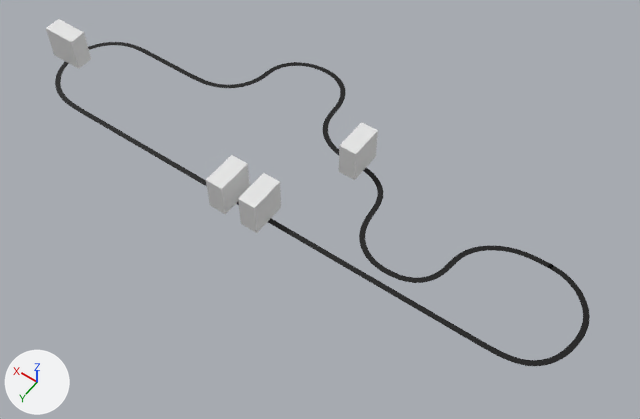
Renders of the Blender file trajectoires/trajectoire_8.blend from each side of a commit.
The view is the same before and after, from a 50 mm lens placed at (-0.106, 1.296, 1.755), pointed at (0.71, 0.154, -0.04). Arrows for +X, +Y and +Z are at lower left; the lights stay in place.
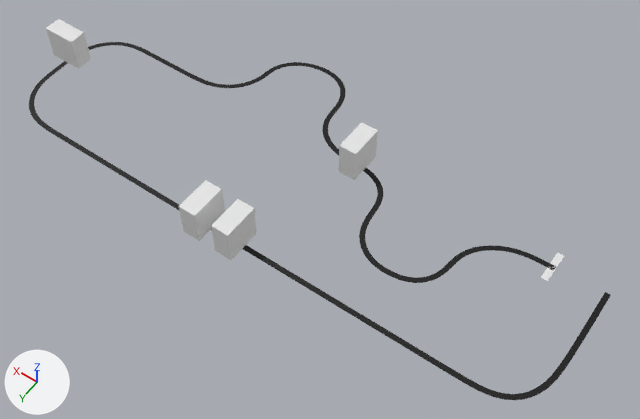
Commit message: Modification de la trajectoire 8

What differs and where, as boxes (x1, y1, x2, y2) in the pictures (640 x 419 px):
'Plane', reshaped (9% wider, 10% taller): before (55, 42, 590, 366); after (29, 42, 611, 400)
'Cube', moved: before (238, 173, 281, 233); after (211, 199, 257, 260)
'Cube.001', moved: before (206, 155, 250, 214); after (179, 180, 225, 241)
'Plane.001', added: after (541, 252, 564, 281)

What changed in the scene script:
```text
Add me_plane_001:
    me_plane_001.from_pydata([(-0.009, -0.009, 0.0), (0.009, -0.009, 0.0), (-0.009, 0.009, 0.0), (0.009, 0.009, 0.0)], [], [(0, 1, 3, 2)])
Change cu_nurbspath:
    remove _sp.points.foreach_set('co', [0.14, 0.0, 0.0, 1.0, 0.0, 0.0, 0.0, 0.58, 0.0, 0.14, 0.0, 1.0, 0.0, 0.28, 0.0, 0.68, 0.14, 0.28, 0.0, 1.0, 0.28, 0.28, 0.0, 1.0, 1.32, 0.28, 0.0, 1.0, 1.46, 0.28, 0.0, 1.0, 1.6, 0.28, 0.0, 0.48, 1.6, 0.14, 0.0, 1.0, 1.6, 0.0, 0.0, 0.48, 1.46, 0.0, 0.0, 1.0, 1.38, 0.0, 0.0, 1.0, 1.24, 0.0, 0.0, 1.0, 1.1, 0.0, 0.0, 0.48, 1.1, -0.14, 0.0, 1.0, 1.1, -0.24, 0.0, 0.4, 0.98, -0.24, 0.0, 1.0, 0.86, -0.24, 0.0, 1.02, 0.86, -0.12, 0.0, 2.81, 0.86, 0.0, 0.0, 1.29, 0.72, 0.0, 0.0, 1.82, 0.58, 0.0, 0.0, 1.0, 0.58, 0.12, 0.0, 1.0, 0.58, 0.24, 0.0, 0.49, 0.46, 0.24, 0.0, 1.0, 0.34, 0.24, 0.0, 0.64, 0.34, 0.12, 0.0, 1.0, 0.34, 0.0, 0.0, 0.47, 0.2, 0.0, 0.0, 1.0, 0.14, 0.0, 0.0, 1.0])
    remove _sp.points.foreach_set('radius', [0.817, 0.817, 0.817, 0.817, 0.817, 0.817, 0.817, 0.817, 0.817, 0.817, 0.817, 0.817, 0.817, 0.817, 0.817, 0.817, 0.817, 0.817, 0.817, 0.817, 0.817, 0.817, 0.817, 0.817, 0.817, 0.817, 0.817, 0.817, 0.817, 0.817, 0.817])
    _sp: cu_nurbspath.splines.new('NURBS'); _sp.points.add(30) -> cu_nurbspath.splines.new('NURBS'); _sp.points.add(31)
    add _sp.points.foreach_set('co', [0.0, 0.0, 0.0, 0.58, 0.0, 0.1, 0.0, 0.58, 0.0, 0.24, 0.0, 1.0, 0.0, 0.38, 0.0, 0.68, 0.14, 0.38, 0.0, 1.0, 0.28, 0.38, 0.0, 1.0, 1.32, 0.38, 0.0, 1.0, 1.46, 0.38, 0.0, 1.0, 1.6, 0.38, 0.0, 0.48, 1.6, 0.24, 0.0, 1.0, 1.6, 0.14, 0.0, 1.0, 1.6, 0.0, 0.0, 0.48, 1.46, 0.0, 0.0, 1.0, 1.38, 0.0, 0.0, 1.0, 1.24, 0.0, 0.0, 1.0, 1.1, 0.0, 0.0, 0.48, 1.1, -0.14, 0.0, 1.0, 1.1, -0.24, 0.0, 0.4, 0.98, -0.24, 0.0, 1.0, 0.86, -0.24, 0.0, 1.02, 0.86, -0.12, 0.0, 2.81, 0.86, 0.0, 0.0, 1.29, 0.72, 0.0, 0.0, 1.82, 0.58, 0.0, 0.0, 1.0, 0.58, 0.12, 0.0, 1.0, 0.58, 0.24, 0.0, 0.49, 0.46, 0.24, 0.0, 1.0, 0.34, 0.24, 0.0, 0.64, 0.34, 0.12, 0.0, 1.0, 0.34, 0.0, 0.0, 0.47, 0.2, 0.0, 0.0, 1.0, 0.14, 0.0, 0.0, 1.0])
    add _sp.points.foreach_set('radius', [0.817, 0.817, 0.817, 0.817, 0.817, 0.817, 0.817, 0.817, 0.817, 0.817, 0.817, 0.817, 0.817, 0.817, 0.817, 0.817, 0.817, 0.817, 0.817, 0.817, 0.817, 0.817, 0.817, 0.817, 0.817, 0.817, 0.817, 0.817, 0.817, 0.817, 0.817, 0.817])
    where _sp = cu_nurbspath.splines.new('NURBS'); _sp.points.add(30)
    add _sp.order_v = 0
    add _sp.resolution_u = 16
    add _sp.use_endpoint_u = True
    add _sp = cu_nurbspath.splines.new('NURBS'); _sp.points.add(0)
    add _sp.points.foreach_set('co', [0.0, 0.38, 0.0, 0.68])
    add _sp.points.foreach_set('radius', [0.817])
    add _sp.order_u = 2
Add cu_nurbspath_002:
    cu_nurbspath_002 = bpy.data.curves.new('NurbsPath.002', 'CURVE')
    cu_nurbspath_002.dimensions = '3D'
    _sp = cu_nurbspath_002.splines.new('NURBS'); _sp.points.add(4)
    _sp.points.foreach_set('co', [0.14, -0.04, 0.0, 1.0, 0.14, -0.02, 0.0, 1.0, 0.14, 0.0, 0.0, 1.0, 0.14, 0.02, 0.0, 1.0, 0.14, 0.04, 0.0, 1.0])
    _sp.order_u = 5
    _sp.order_v = 0
    _sp.use_endpoint_u = True
    cu_nurbspath_002.use_path = True
    cu_nurbspath_002.fill_mode = 'FULL'
Change ob_cube:
    ob_cube.location: (0.8, 0.28, 0.05) -> (0.8, 0.38, 0.05)
Change ob_cube_001:
    ob_cube_001.location: (0.9, 0.28, 0.05) -> (0.9, 0.38, 0.05)
Add ob_plane_001:
    ob_plane_001 = bpy.data.objects.new('Plane.001', me_plane_001)  # modifiers ARRAY, CURVE
    ob_plane_001.location = (0.001, 0.0, 0.0)
Add ob_nurbspath_001:
    ob_nurbspath_001 = bpy.data.objects.new('NurbsPath.001', cu_nurbspath_002)
    ob_nurbspath_001.location = (0.0, 0.0, 0.0)
```
